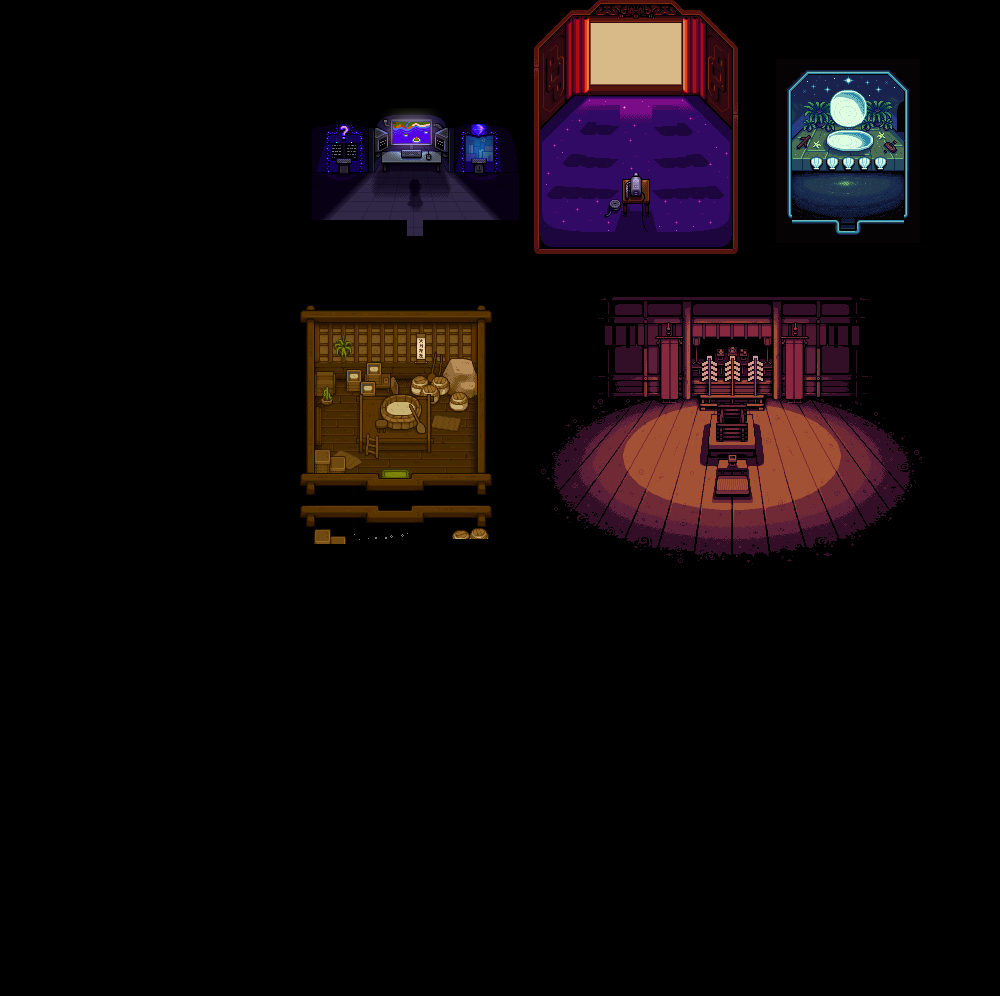
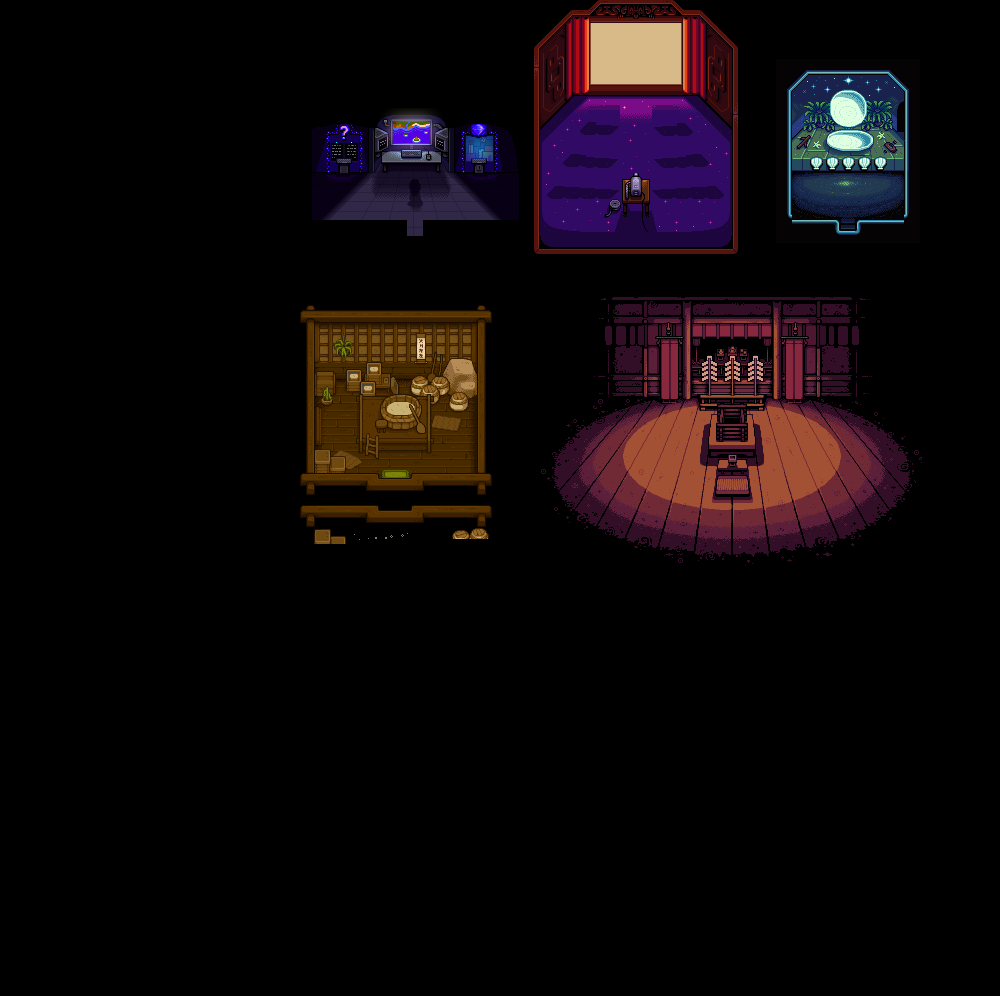
Layers edited between the first and the second 1000×996 image:
added layer "Layer 176 copy 5" in group "shrine" over [605, 297, 859, 490]
moved "Layer 176 copy 4" into group "old", painted on it over [605, 297, 859, 490]
